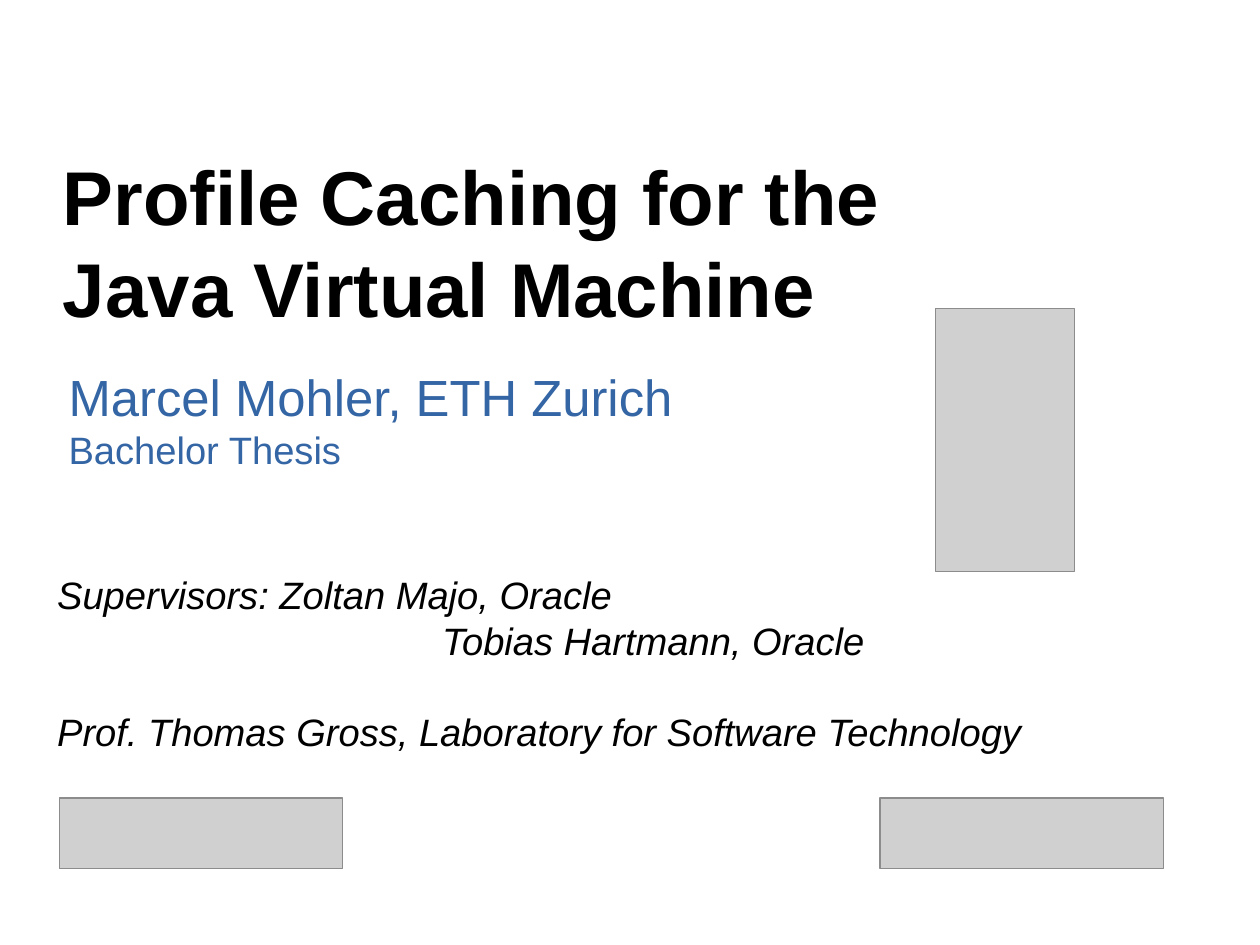
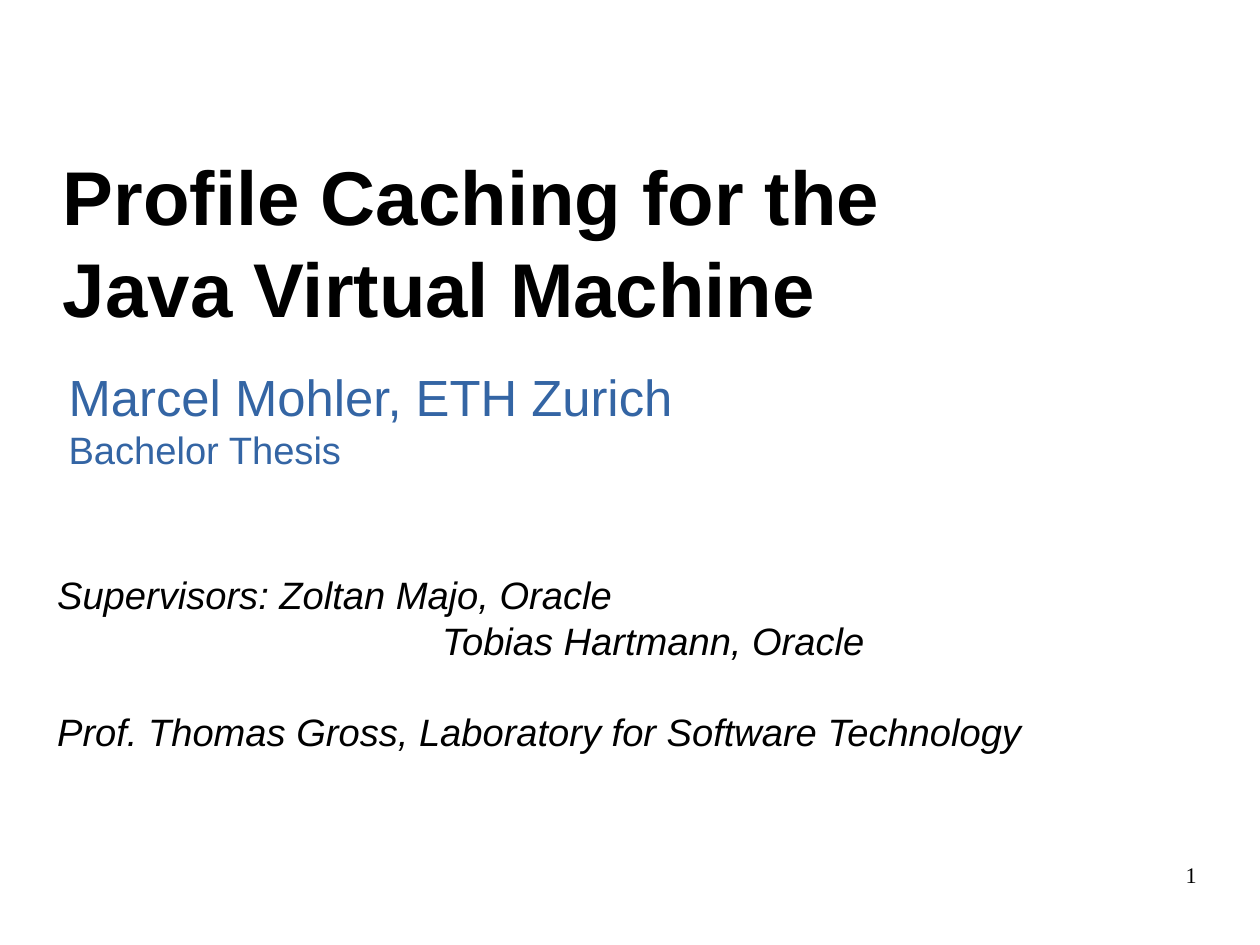
Before and after one commit to mohlerm/hotspot, a slide deck: slide 1 of presentation/profile_caching_mohlerm_presentation.odp. Drawn at 1260x945 pixels with LibreOffice and Linux fonts; fonts in the diff are those of the drawing; grey boxes stand for pictures. Boxes give left, top, right and bottom in pixels: in the first picture for what was removed or moved away, otherwise in the second. Text is boxed around its words. In the diff, an @@ line names an element or a change of style, - is before the commit and + after.

```diff
--- a/presentation/profile_caching_mohlerm_presentation.odp
+++ b/presentation/profile_caching_mohlerm_presentation.odp
@@ picture removed at [936, 309, 1075, 572] @@
@@ picture removed at [59, 798, 343, 869] @@
@@ picture removed at [880, 798, 1164, 869] @@
@@ page number added at [1186, 868, 1197, 883], 14 pt, text #000000 @@
+1
```
Also in this commit, not shown: 9 other slides changed, 12 slides added, 7 slides removed, 37 other files.
